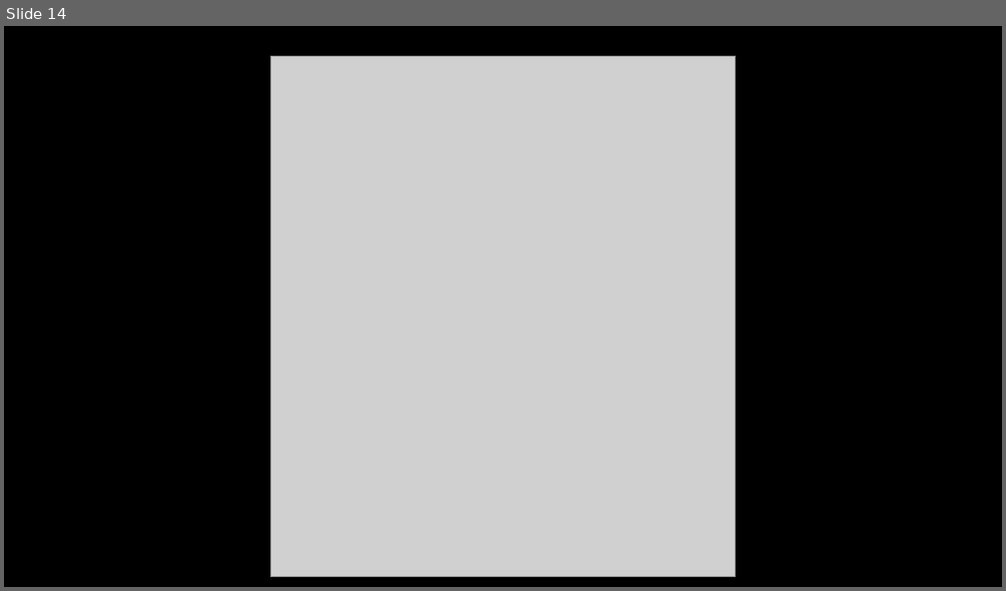
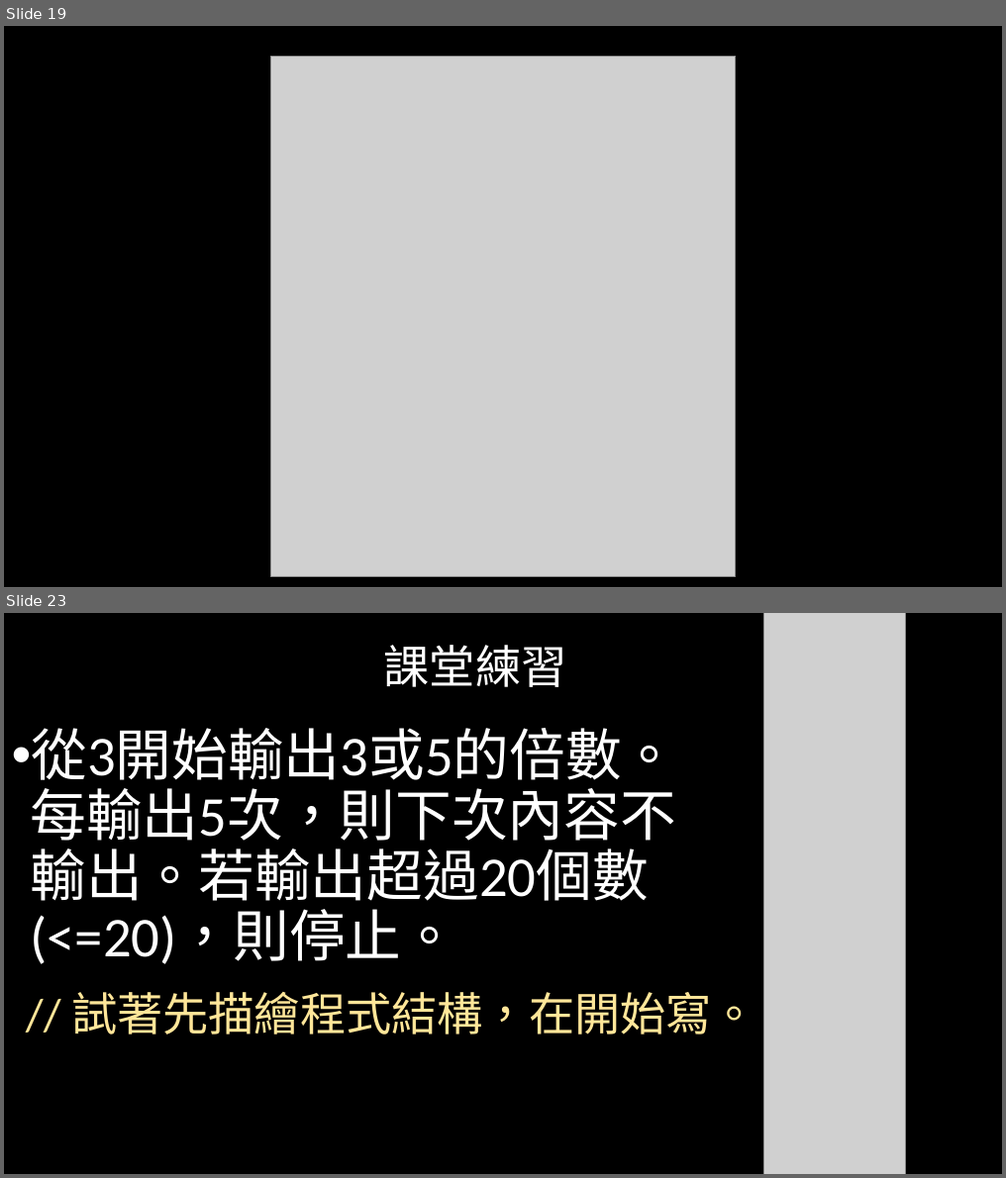
Before and after one commit to weermark/class, a slide deck: practical_class/class_ppt/0317程一實習.pptx. Shown one above the other, each under a label of ours: slide 14 before the commit, slides 19 and 23 after it; the slides between them are not shown. The pictures are 1006x591 and 1006x1178 pixels, drawn with LibreOffice and Linux fonts; fonts in the diff are those of the drawing; grey boxes stand for pictures. Boxes give left, top, right and bottom in pixels: in the first picture for what was removed or moved away, otherwise in the second. Text is boxed around its words. In the diff, an @@ line names an element or a change of style, - is before the commit and + after.

```diff
--- a/practical_class/class_ppt/0317程一實習.pptx
+++ b/practical_class/class_ppt/0317程一實習.pptx
@@ slide 23 added at bbox=[4, 613, 1002, 1174], background #000000 @@
@@ picture added at bbox=[764, 613, 906, 1174] @@
@@ title added at bbox=[384, 645, 567, 687], 44 pt, text #FFFFFF @@
+課堂練習
@@ text added at bbox=[30, 728, 677, 964], 54 pt, text #FFFFFF @@
+• 從3開始輸出3或5的倍數。每輸出5次，則下次內容不輸出。若輸出超過20個數(<=20)，則停止。
@@ text added at bbox=[71, 992, 757, 1035], 44 pt, text #FFE699 @@
+// 試著先描繪程式結構，在開始寫。
@@ what was slide 14 is now slide 19 @@
```
Also in this commit, not shown: 2 slides changed, 13 other slides added, 5 slides removed, 1 other file.
